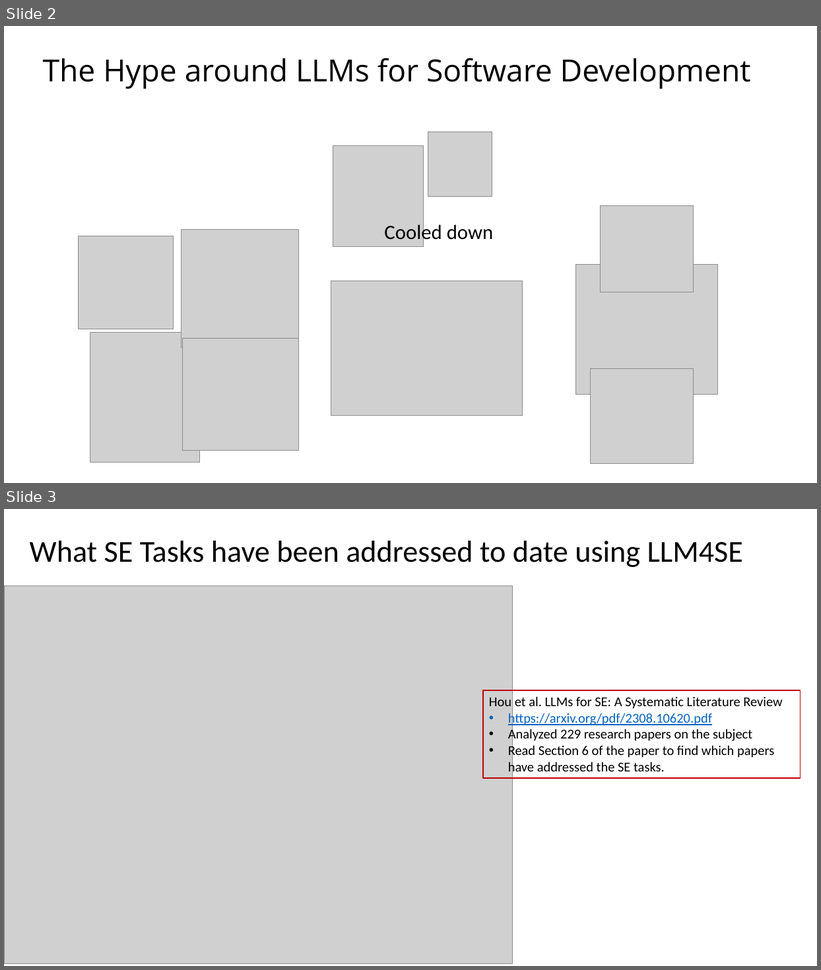
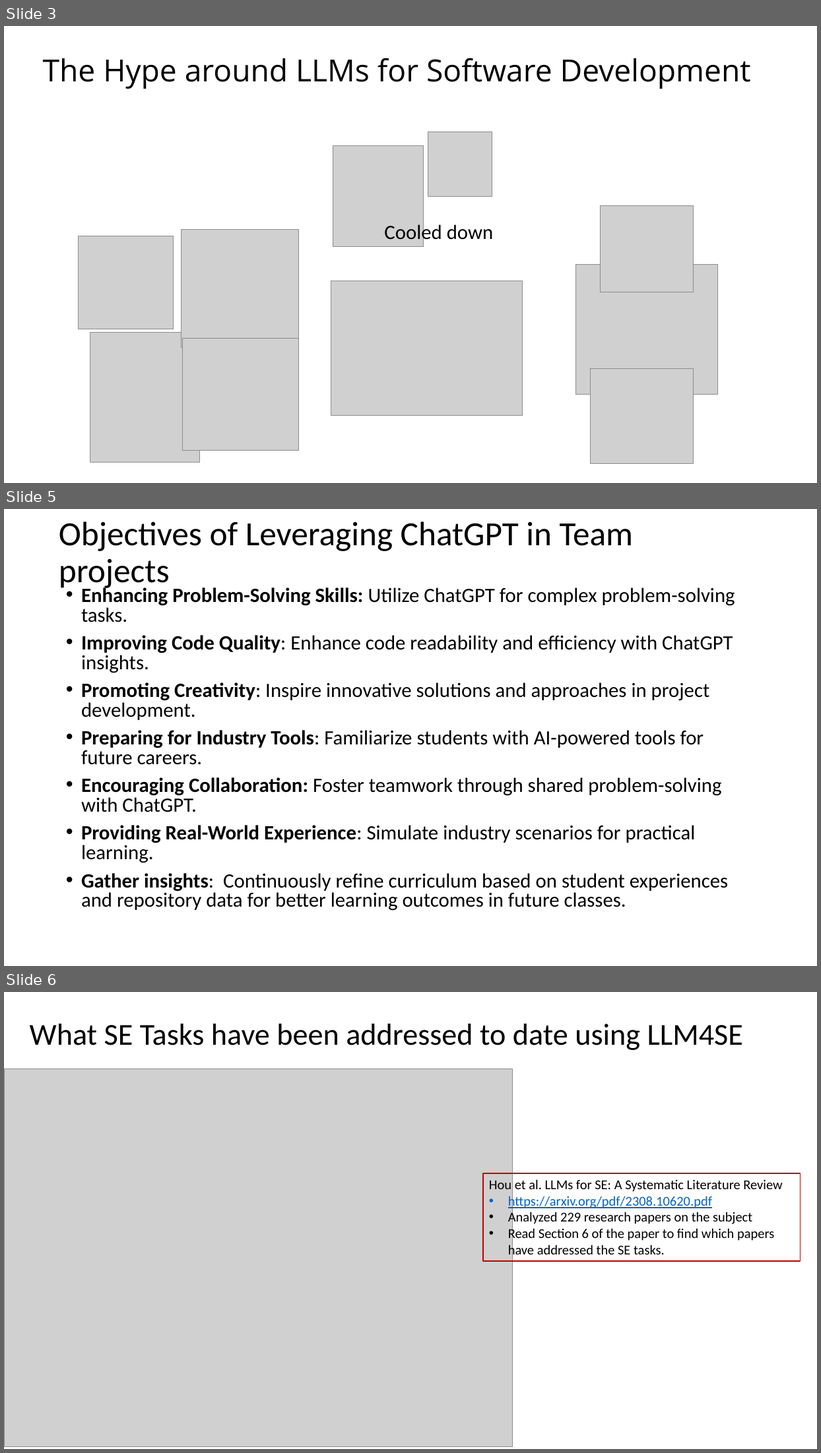
Before and after one commit to johnxu21/johnxu21.github.io, a slide deck: teaching/CS472/Timetable/LLM.pptx. Shown one above the other, each under a label of ours: slides 2 and 3 before the commit, slides 3, 5 and 6 after it; the slides between them are not shown. The pictures are 821x970 and 821x1453 pixels, drawn with LibreOffice and Linux fonts; fonts in the diff are those of the drawing; grey boxes stand for pictures. Boxes give left, top, right and bottom in pixels: in the first picture for what was removed or moved away, otherwise in the second. Text is boxed around its words. In the diff, an @@ line names an element or a change of style, - is before the commit and + after.

Commit message:
ChatPGT tasks

```diff
--- a/teaching/CS472/Timetable/LLM.pptx
+++ b/teaching/CS472/Timetable/LLM.pptx
@@ slide 5 added at (4, 509, 817, 966), background #FFFFFF @@
@@ title added at (59, 522, 633, 590), 40 pt, text #000000 @@
+Objectives of Leveraging ChatGPT in Team projects
@@ text added at (81, 585, 735, 911), 24.1 pt, text #000000 @@
+• Enhancing Problem-Solving Skills: Utilize ChatGPT for complex problem-solving tasks.
+• Improving Code Quality: Enhance code readability and efficiency with ChatGPT insights.
+• Promoting Creativity: Inspire innovative solutions and approaches in project development.
+• Preparing for Industry Tools: Familiarize students with AI-powered tools for future careers.
+• Encouraging Collaboration: Foster teamwork through shared problem-solving with ChatGPT.
+• Providing Real-World Experience: Simulate industry scenarios for practical learning.
+• Gather insights: Continuously refine curriculum based on student experiences and repository data for better learning outcomes in future classes.
@@ what was slide 2 is now slide 3 @@
@@ what was slide 3 is now slide 6 @@
```
Also in this commit, not shown: 5 slides changed, 9 other slides added, 3 other files.
